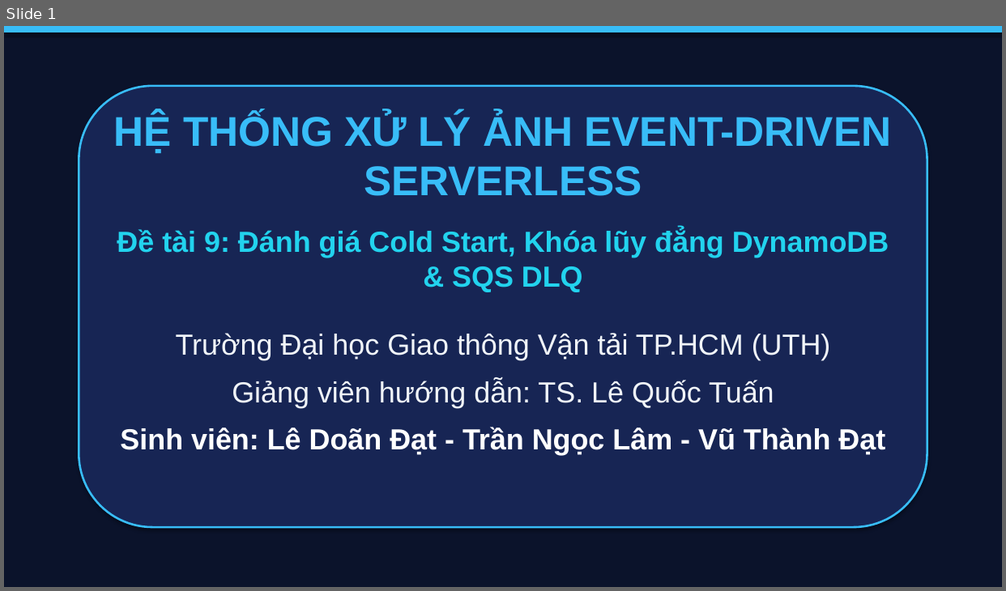
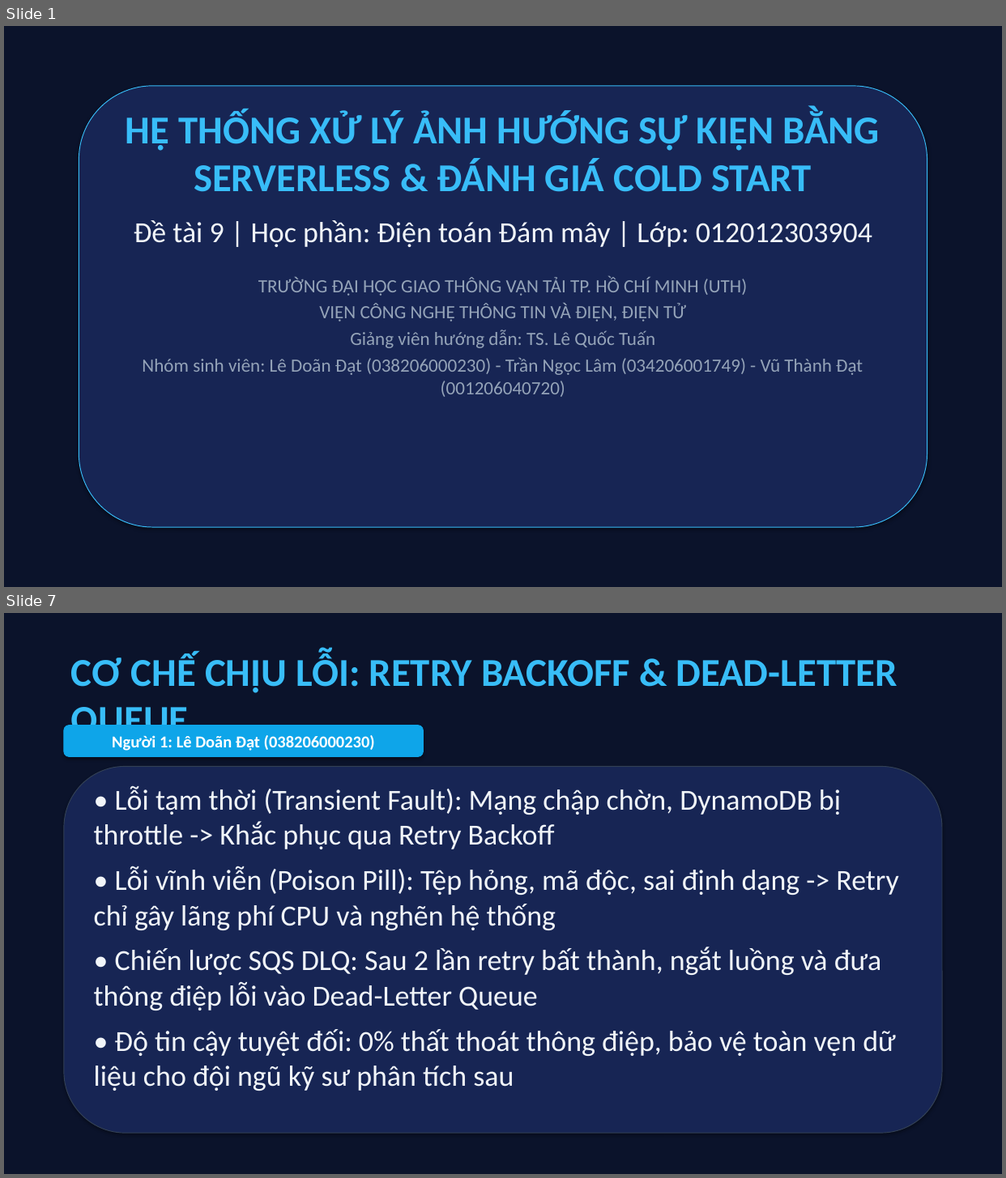
Before and after one commit to datdanghoccode/DTDM_XuLyAnh_Serverless, a slide deck: docs/DTDM_ThuyetTrinh_DeTai9.pptx. Shown one above the other, each under a label of ours: slide 1 before the commit, slides 1 and 7 after it; the slides between them are not shown. The pictures are 1006x591 and 1006x1178 pixels, drawn with LibreOffice and Linux fonts; fonts in the diff are those of the drawing. Boxes give left, top, right and bottom in pixels: in the first picture for what was removed or moved away, otherwise in the second. Text is boxed around its words. In the diff, an @@ line names an element or a change of style, - is before the commit and + after.

Commit message:
docs: cap nhat 24 slide thuyet trinh 3 thanh vien va bieu do minh chung

```diff
--- a/docs/DTDM_ThuyetTrinh_DeTai9.pptx
+++ b/docs/DTDM_ThuyetTrinh_DeTai9.pptx
@@ slide 7 added at bbox=[4, 613, 1002, 1174], background #FFFFFF @@
@@ rectangle added at bbox=[4, 613, 1002, 1174], fill #0B132B, outline #0B132B 0.75 pt @@
@@ text added at bbox=[71, 653, 897, 743], 38 pt, text #38BDF8, bold @@
+CƠ CHẾ CHỊU LỖI: RETRY BACKOFF & DEAD-LETTER QUEUE
@@ rounded rectangle added at bbox=[64, 726, 424, 756], fill #0EA5E9, outline #0EA5E9 0.75 pt, 16 pt, text #FFFFFF, bold @@
+Người 1: Lê Doãn Đạt (038206000230)
@@ rounded rectangle added at bbox=[64, 766, 942, 1133], fill #172554, outline #334155 0.75 pt @@
@@ text added at bbox=[94, 786, 898, 1091], 28 pt, text #F1F5F9 @@
+• Lỗi tạm thời (Transient Fault): Mạng chập chờn, DynamoDB bị throttle -> Khắc phục qua Retry Backoff
+• Lỗi vĩnh viễn (Poison Pill): Tệp hỏng, mã độc, sai định dạng -> Retry chỉ gây lãng phí CPU và nghẽn hệ thống
+• Chiến lược SQS DLQ: Sau 2 lần retry bất thành, ngắt luồng và đưa thông điệp lỗi vào Dead-Letter Queue
+• Độ tin cậy tuyệt đối: 0% thất thoát thông điệp, bảo vệ toàn vẹn dữ liệu cho đội ngũ kỹ sư phân tích sau
@@ slide 1 changed as well @@
@@ rectangle removed at bbox=[4, 26, 1002, 32] @@
@@ rounded rectangle at bbox=[79, 86, 927, 527]: outline #38BDF8 2 pt to #38BDF8 0.75 pt @@
@@ text at bbox=[126, 111, 880, 322]: text changed; size 28 to 18 pt; font Arial to Calibri; text colour #22D3EE to #94A3B8; bold off @@
-HỆ THỐNG XỬ LÝ ẢNH EVENT-DRIVEN SERVERLESS
-Đề tài 9: Đánh giá Cold Start, Khóa lũy đẳng DynamoDB & SQS DLQ
-Trường Đại học Giao thông Vận tải TP.HCM (UTH)
+HỆ THỐNG XỬ LÝ ẢNH HƯỚNG SỰ KIỆN BẰNG SERVERLESS & ĐÁNH GIÁ COLD START
+Đề tài 9 | Học phần: Điện toán Đám mây | Lớp: 012012303904
+TRƯỜNG ĐẠI HỌC GIAO THÔNG VẬN TẢI TP. HỒ CHÍ MINH (UTH)
+VIỆN CÔNG NGHỆ THÔNG TIN VÀ ĐIỆN, ĐIỆN TỬ
@@ text at bbox=[350, 330, 655, 348]: size 28 to 18 pt, font Arial to Calibri, text colour #F1F5F9 to #94A3B8 in "Giảng viên hướng dẫn: TS. Lê Quốc ..."; less space between paragraphs @@
@@ text at bbox=[142, 358, 863, 397]: text changed; size 28 to 18 pt; font Arial to Calibri; text colour #FFFFFF to #94A3B8; bold off @@
-Sinh viên: Lê Doãn Đạt - Trần Ngọc Lâm - Vũ Thành Đạt
+Nhóm sinh viên: Lê Doãn Đạt (038206000230) - Trần Ngọc Lâm (034206001749) - Vũ Thành Đạt (001206040720)
```
Also in this commit, not shown: 2 other slides changed, 20 other slides added, 11 slides removed, 4 other files.
